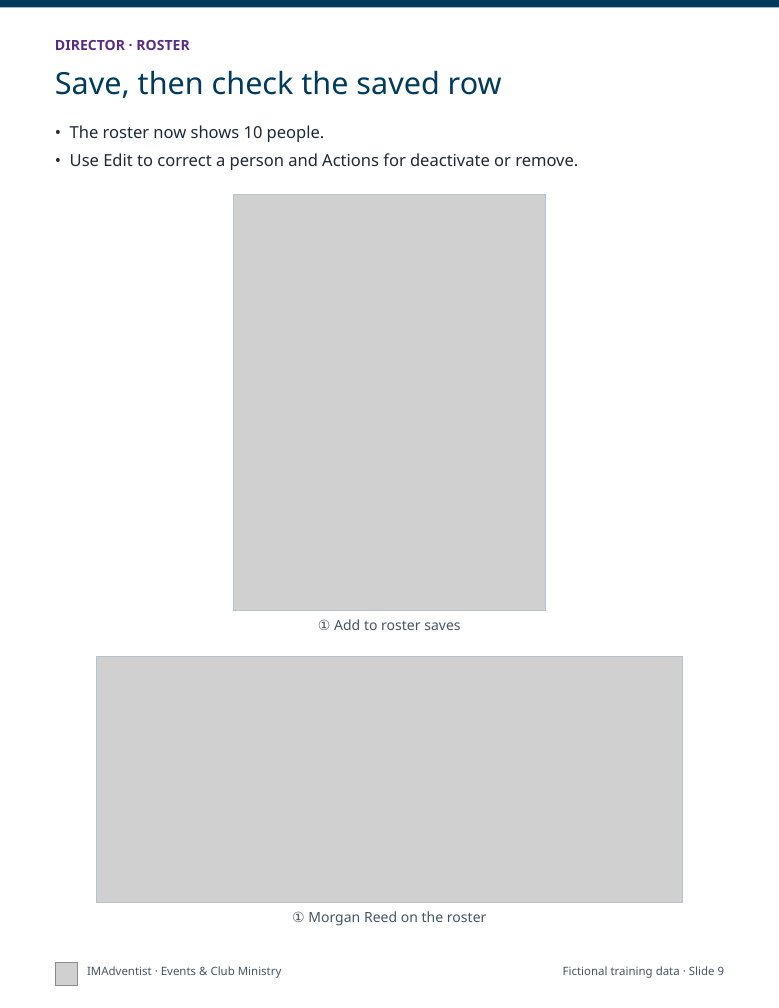
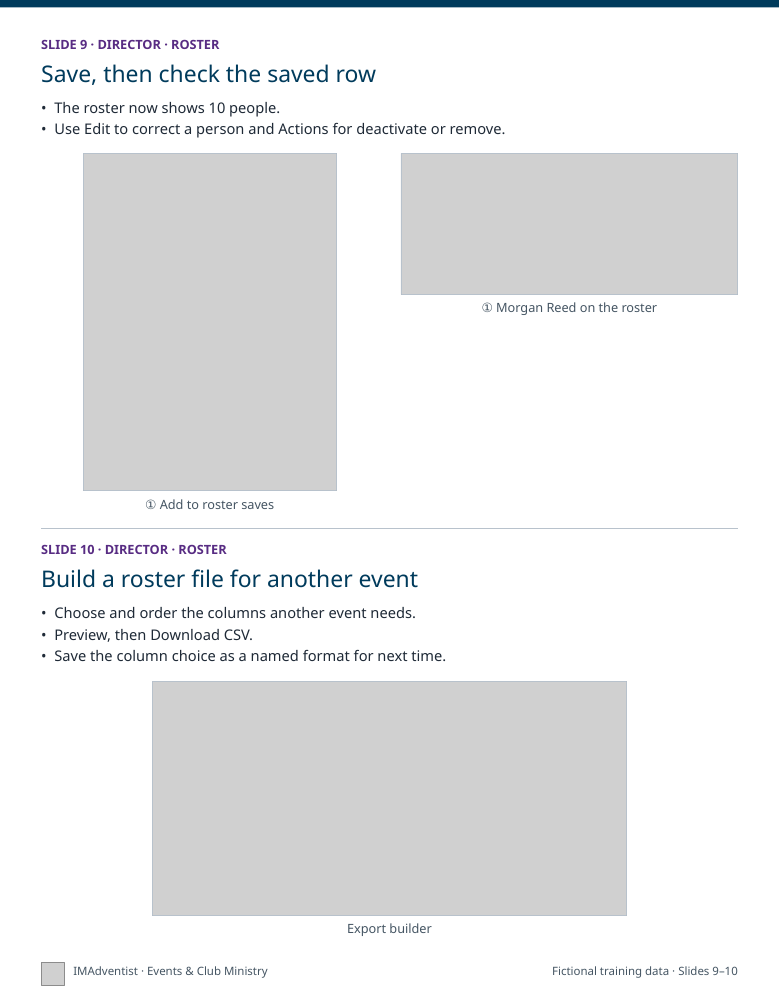
Before and after one commit to DurantTL/IMSDA-Events, a slide deck: slide 5 of docs/platform-documentation/2026-11-05/exports/IMAdventist-getting-started-print.pptx (slide 9 before the commit). Drawn at 779x1008 pixels with LibreOffice and Linux fonts; fonts in the diff are those of the drawing; grey boxes stand for pictures. Boxes give left, top, right and bottom in pixels: in the first picture for what was removed or moved away, otherwise in the second. Text is boxed around its words. In the diff, an @@ line names an element or a change of style, - is before the commit and + after.

```diff
--- a/docs/platform-documentation/2026-11-05/exports/IMAdventist-getting-started-print.pptx
+++ b/docs/platform-documentation/2026-11-05/exports/IMAdventist-getting-started-print.pptx
@@ text at (41,39,219,49): text changed; size 11 to 10 pt @@
-DIRECTOR · ROSTER
+SLIDE 9 · DIRECTOR · ROSTER
@@ text "Save, then check the saved ...": place and size @@
-text "Save, then check the saved ..." at (55,70,502,98)
+text "Save, then check the saved ..." at (41,64,376,85)
@@ text "Save, then check the saved ..." at (41,64,376,85): size 24 to 18 pt @@
@@ text "• The roster now shows ...": place and size @@
-text "• The roster now shows ..." at (70,125,578,170)
+text "• The roster now shows ..." at (54,102,506,138)
@@ text "• The roster now shows ..." at (54,102,506,138): size 13 to 11.5 pt; less space between paragraphs @@
@@ picture: place and size @@
-picture at (234,194,546,610)
+picture at (83,153,336,490)
@@ rectangle: place and size @@
-rectangle at (234,194,546,610)
+rectangle at (83,153,336,490)
@@ picture: place and size @@
-picture at (96,656,683,903)
+picture at (401,153,738,294)
@@ rectangle added at (401,153,738,294), outline #B8C2CC 0.75 pt @@
@@ text "① Morgan Reed on the ..." at (482,302,658,315): size 11 to 10 pt @@
@@ text "① Morgan Reed on the ...": place and size @@
-text "① Morgan Reed on the ..." at (292,911,486,926)
+text "① Morgan Reed on the ..." at (482,302,658,315)
@@ text "① Add to roster saves": place and size @@
-text "① Add to roster saves" at (318,619,460,630)
+text "① Add to roster saves" at (145,499,274,509)
@@ text "① Add to roster saves" at (145,499,274,509): size 11 to 10 pt @@
@@ line added from (41, 529) to (738, 529), #B8C2CC 0.75 pt @@
@@ text added at (41,544,226,554), 10 pt, text #582C83, bold @@
+SLIDE 10 · DIRECTOR · ROSTER
@@ text added at (41,569,418,588), 18 pt, text #003B5C @@
+Build a roster file for another event
@@ text added at (54,607,446,661), 11.5 pt, text #1F2A37 @@
+• Choose and order the columns another event needs.
+• Preview, then Download CSV.
+• Save the column choice as a named format for next time.
@@ rectangle: place and size @@
-rectangle at (96,656,683,903)
+rectangle at (152,682,627,916)
@@ picture added at (152,682,627,916) @@
@@ text added at (347,923,431,936), 10 pt, text #455563 @@
+Export builder
@@ picture: place and size @@
-picture at (55,962,78,985)
+picture at (41,962,64,985)
@@ text "IMAdventist · Events & Club ...": place and size @@
-text "IMAdventist · Events & Club ..." at (87,966,282,978)
+text "IMAdventist · Events & Club ..." at (73,966,268,978)
@@ text at (552,966,737,978): text changed @@
-Fictional training data · Slide 9
+Fictional training data · Slides 9–10
```
Also in this commit, not shown: 15 other slides changed, 15 slides removed, 4 other files.
